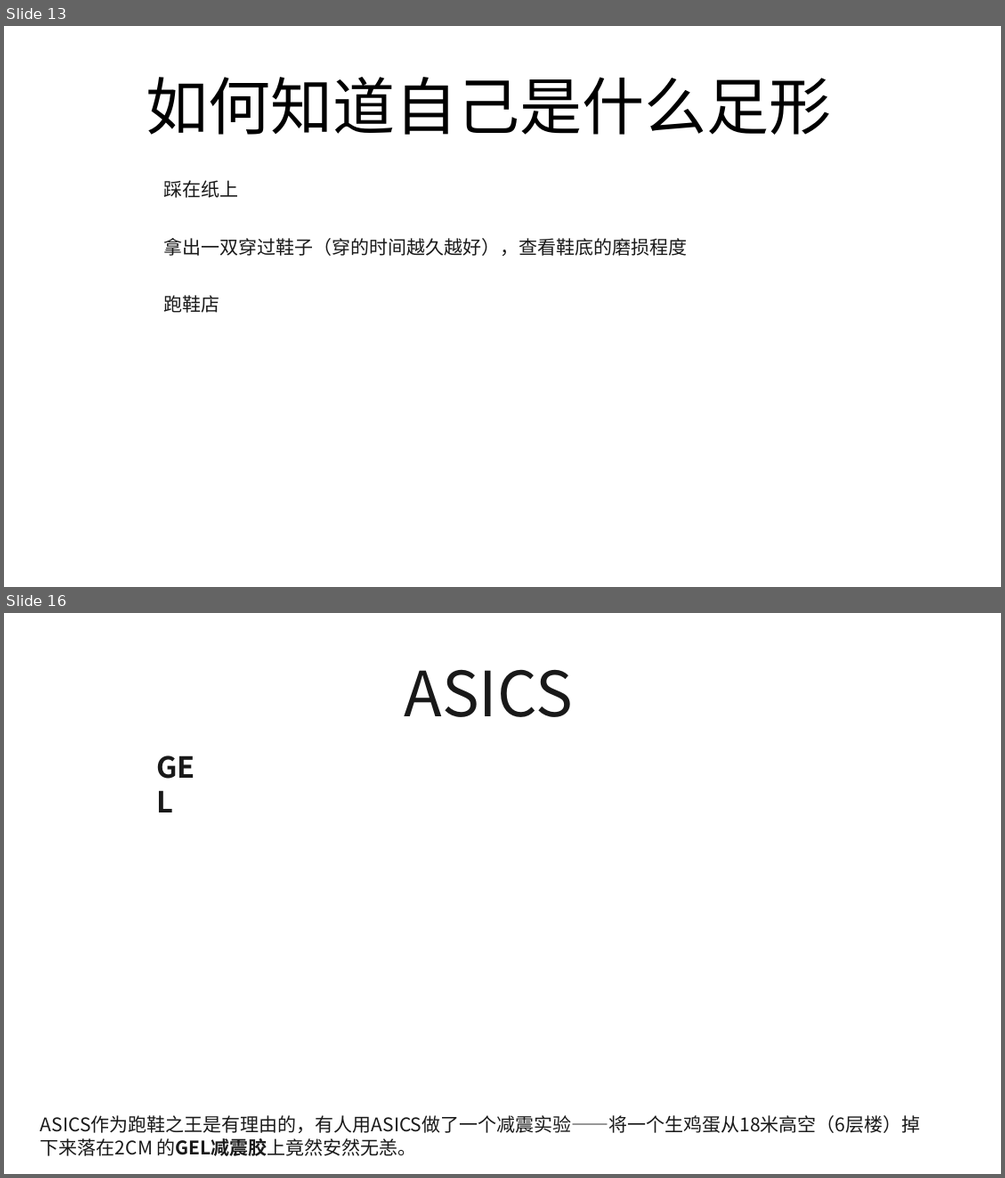
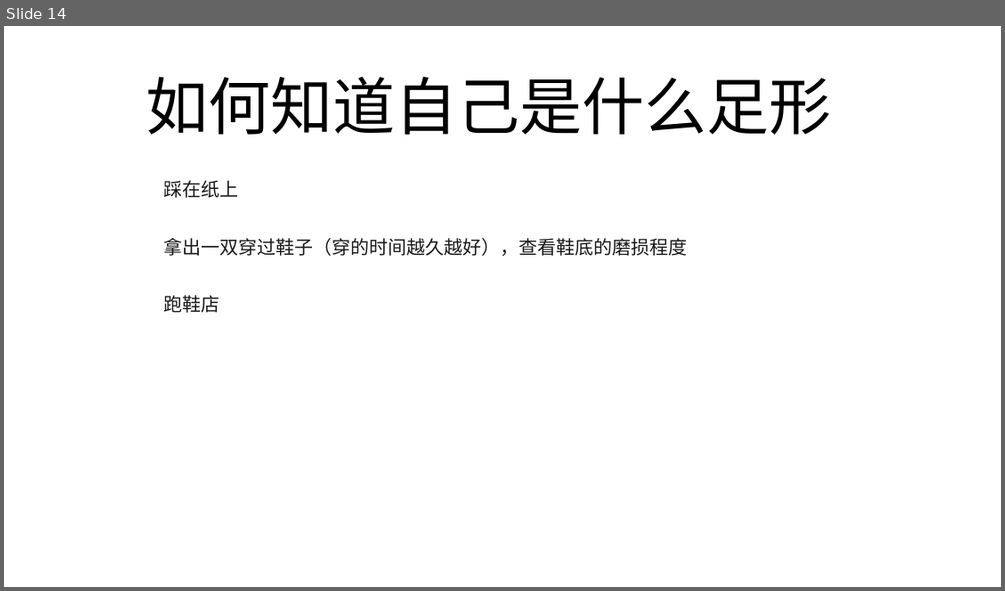
Before and after one commit to FredJiangFei/freetalk, a slide deck: 跑鞋/prod.pptx. Shown one above the other, each under a label of ours: slides 13 and 16 before the commit, slide 14 after it; the slides between them are not shown. The pictures are 1005x1178 and 1005x591 pixels, drawn with LibreOffice and Linux fonts; fonts in the diff are those of the drawing. Boxes give left, top, right and bottom in pixels: in the first picture for what was removed or moved away, otherwise in the second. Text is boxed around its words. In the diff, an @@ line names an element or a change of style, - is before the commit and + after.

```diff
--- a/跑鞋/prod.pptx
+++ b/跑鞋/prod.pptx
@@ slide 16 removed at (x1=4, y1=613, x2=1001, y2=1174), background #FFFFFF @@
@@ text removed at (x1=404, y1=669, x2=573, y2=717) @@
-ASICS
@@ text removed at (x1=149, y1=746, x2=209, y2=788) @@
-GEL
@@ text removed at (x1=40, y1=1115, x2=921, y2=1156) @@
-ASICS作为跑鞋之王是有理由的，有人用ASICS做了一个减震实验——将一个生鸡蛋从18米高空（6层楼）掉下来落在2CM 的GEL减震胶上竟然安然无恙。
@@ what was slide 13 is now slide 14 @@
```
Also in this commit, not shown: 7 slides changed, 1 slide added, 2 other slides removed.
